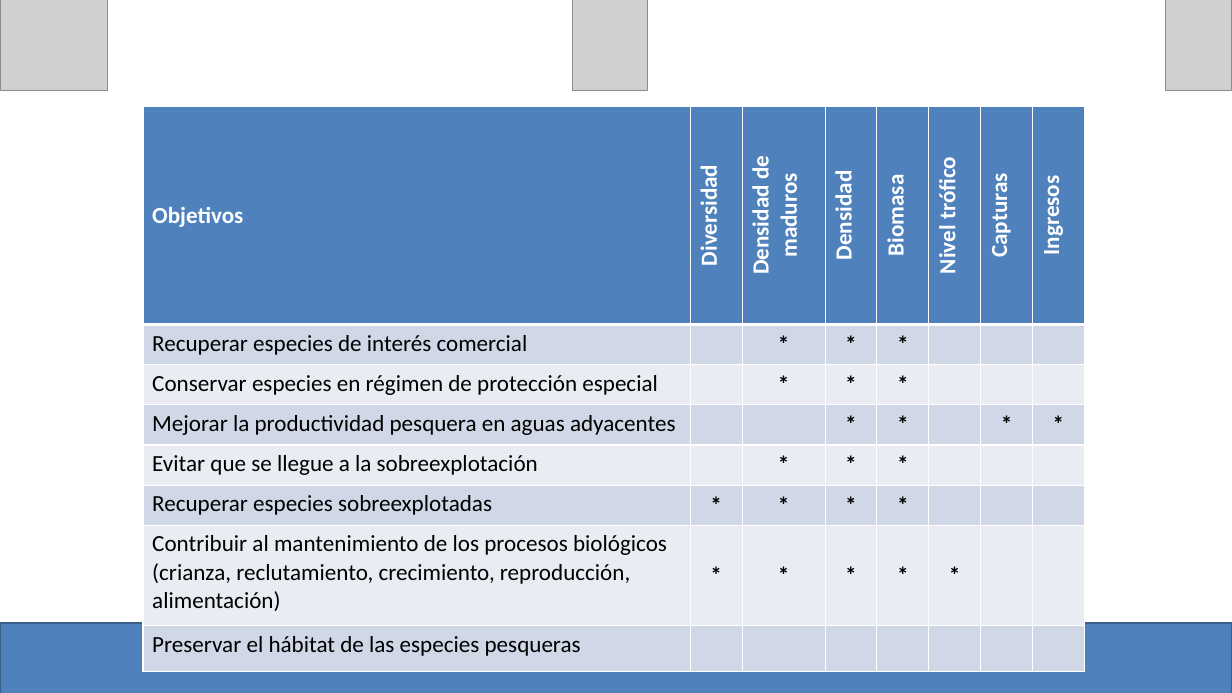
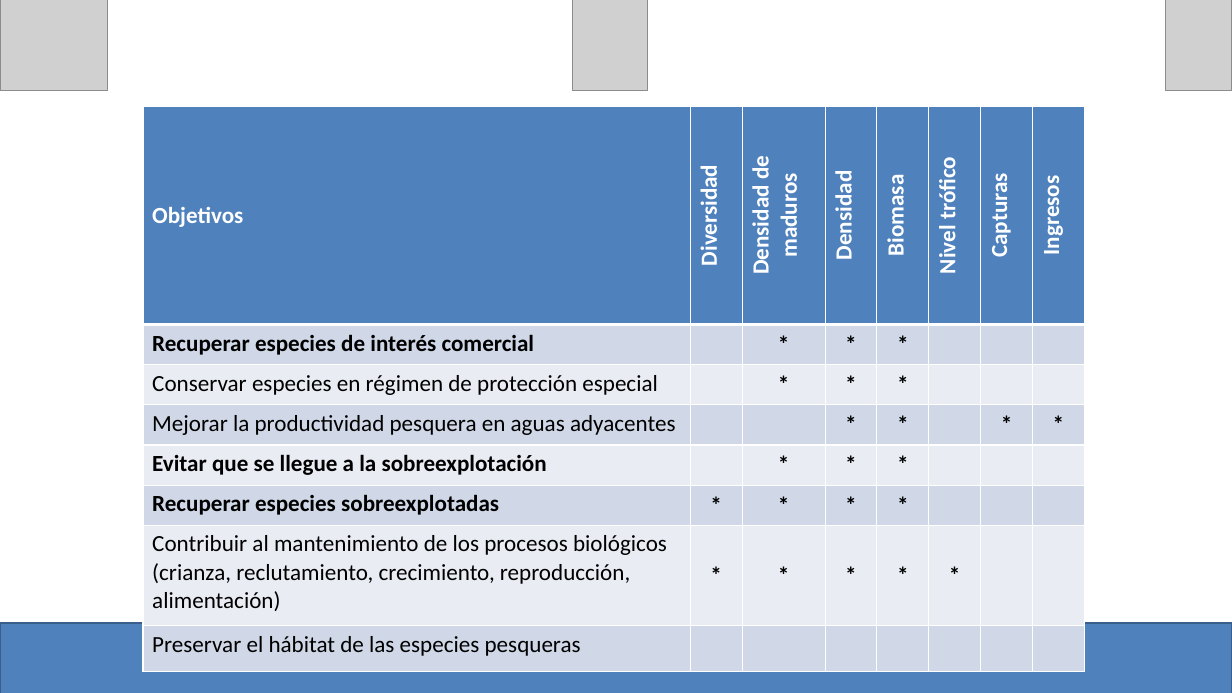
Before and after one commit to turfeffect/Docs, a slide deck: slide 12 of Presentations/Workshop in Mexico/Mexico Workshop.pptx. Drawn at 1232x693 pixels with LibreOffice and Linux fonts; fonts in the diff are those of the drawing; grey boxes stand for pictures. Boxes give left, top, right and bottom in pixels: in the first picture for what was removed or moved away, otherwise in the second. Text is boxed around its words. In the diff, an @@ line names an element or a change of style, - is before the commit and + after.

```diff
--- a/Presentations/Workshop in Mexico/Mexico Workshop.pptx
+++ b/Presentations/Workshop in Mexico/Mexico Workshop.pptx
@@ table at (143,106,1084,660) @@
@@ bold on in "Recuperar especies de interés comercial", "Evitar que se llegue a la sobreexplotación", "Recuperar especies sobreexplotadas" @@
```
Also in this commit, not shown: 1 other file.
